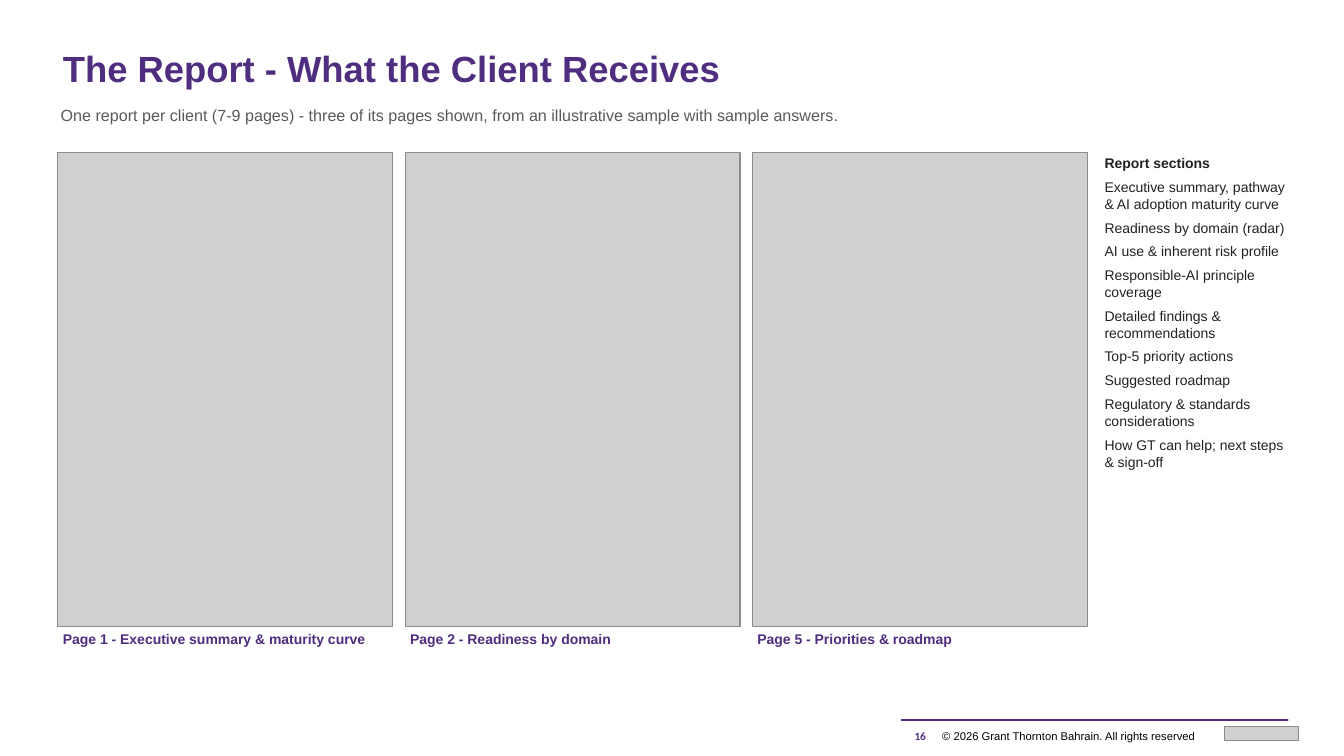
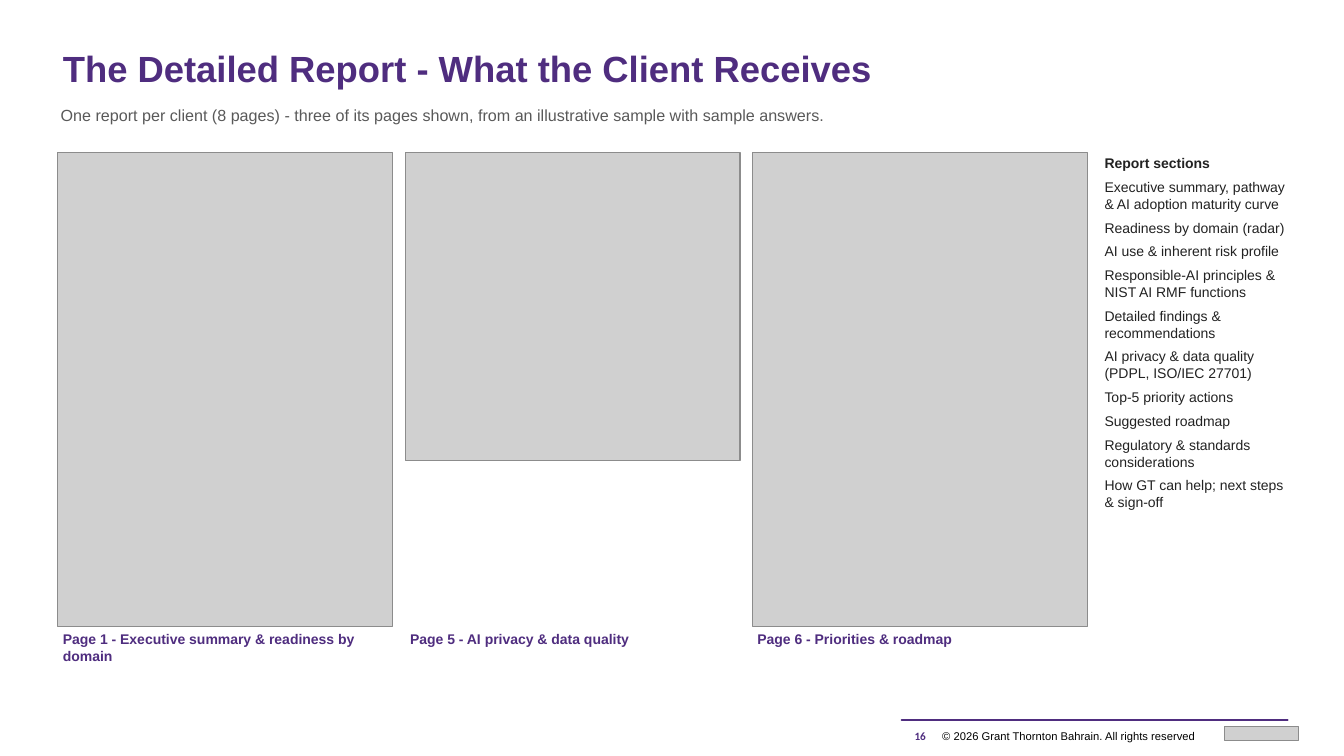
Before and after one commit to mahekdevangtrivedi-wq/GT-AI-Service-Line, a slide deck: slide 16 of 01_AI_Governance_Risk_Compliance/1.3_AI_Readiness_Assessment_Tool/GT_AI_Readiness_Assessment_Proposal.pptx. Drawn at 1344x756 pixels with LibreOffice and Linux fonts; fonts in the diff are those of the drawing; grey boxes stand for pictures. Boxes give left, top, right and bottom in pixels: in the first picture for what was removed or moved away, otherwise in the second. Text is boxed around its words. In the diff, an @@ line names an element or a change of style, - is before the commit and + after.

```diff
--- a/01_AI_Governance_Risk_Compliance/1.3_AI_Readiness_Assessment_Tool/GT_AI_Readiness_Assessment_Proposal.pptx
+++ b/01_AI_Governance_Risk_Compliance/1.3_AI_Readiness_Assessment_Tool/GT_AI_Readiness_Assessment_Proposal.pptx
@@ text at <box>63,55,872,90</box>: text changed @@
-The Report - What the Client Receives
+The Detailed Report - What the Client Receives
@@ text at <box>61,109,823,125</box>: text changed @@
-One report per client (7-9 pages) - three of its pages shown, from an illustrative sample with sample answers.
+One report per client (8 pages) - three of its pages shown, from an illustrative sample with sample answers.
@@ picture: place and size @@
-picture at <box>405,152,740,626</box>
+picture at <box>405,152,740,461</box>
@@ text at <box>1105,270,1262,297</box>: text changed @@
-Responsible-AI principle coverage
+Responsible-AI principles & NIST AI RMF functions
@@ text at <box>1105,351,1254,381</box>: paragraph added @@
+AI privacy & data quality (PDPL, ISO/IEC 27701)
@@ text at <box>63,634,354,661</box>: text changed @@
-Page 1 - Executive summary & maturity curve
+Page 1 - Executive summary & readiness by domain
@@ text at <box>410,634,629,647</box>: text changed @@
-Page 2 - Readiness by domain
+Page 5 - AI privacy & data quality
@@ text at <box>757,634,952,647</box>: text changed @@
-Page 5 - Priorities & roadmap
+Page 6 - Priorities & roadmap
```
Also in this commit, not shown: 14 other slides changed, 2 slides added, 2 slides removed, 33 other files.
